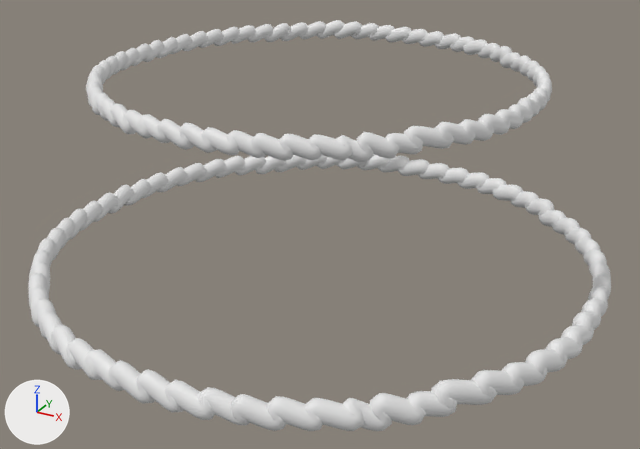
The glTF model public/models/frosting_two-tier_smooth.glb: old version first, new version second.
One viewpoint serves both versions: a camera (50 mm lens) standing at (-12.075, -14.256, 7.158) and looking at (-12.822, -12.899, 6.48). The lights are fixed; the arrows at lower left show +X, +Y and +Z. The older version comes first. Where no turn or scale is listed for an object, it has been applied to the vertices.

Script lines for the objects in view, before the commit:
```python
me_béziercircle_010 = bpy.data.meshes.new('BézierCircle.010')
me_béziercircle_010.from_pydata(...)  # 39936 vertices, 79872 faces; spans x -0.55..0.55, y -0.551..0.551, z -0.033..0.034
me_béziercircle_011 = bpy.data.meshes.new('BézierCircle.011')
me_béziercircle_011.from_pydata(...)  # 39936 vertices, 79872 faces; spans x -0.409..0.409, y -0.41..0.409, z -0.025..0.026
ob_frostingcircle_007 = bpy.data.objects.new('FROSTINGCIRCLE.007', me_béziercircle_010)
ob_frostingcircle_007.location = (-12.844, -12.863, 6.403)
ob_frostingcircle_008 = bpy.data.objects.new('FROSTINGCIRCLE.008', me_béziercircle_011)
ob_frostingcircle_008.location = (-12.843, -12.867, 6.758)
```
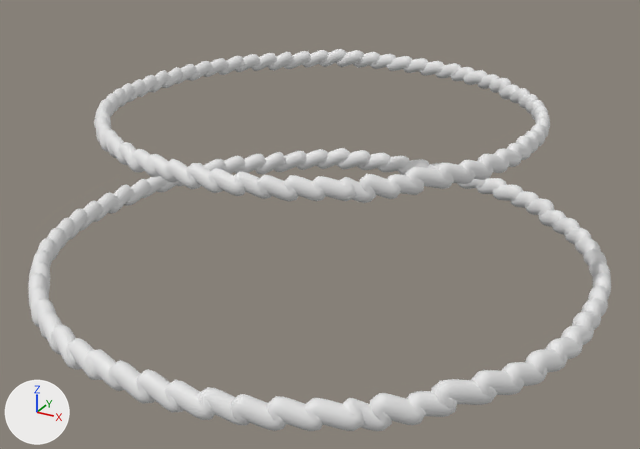
The newer file is also turned or shifted as a whole; pictures and numbers use the older file's frame.

Location of each change, [x1, y1, x2, y2] in pixels of the pictures (640 x 449 px):
'FROSTINGCIRCLE.008', moved
    before: [86, 20, 552, 162]
    after: [94, 49, 550, 203]

The change, as a list of edits to the scene's bpy script:
```text
Change ob_frostingcircle_008:
    ob_frostingcircle_008.location: (-12.843, -12.867, 6.758) -> (-12.842, -12.857, 6.692)
```
